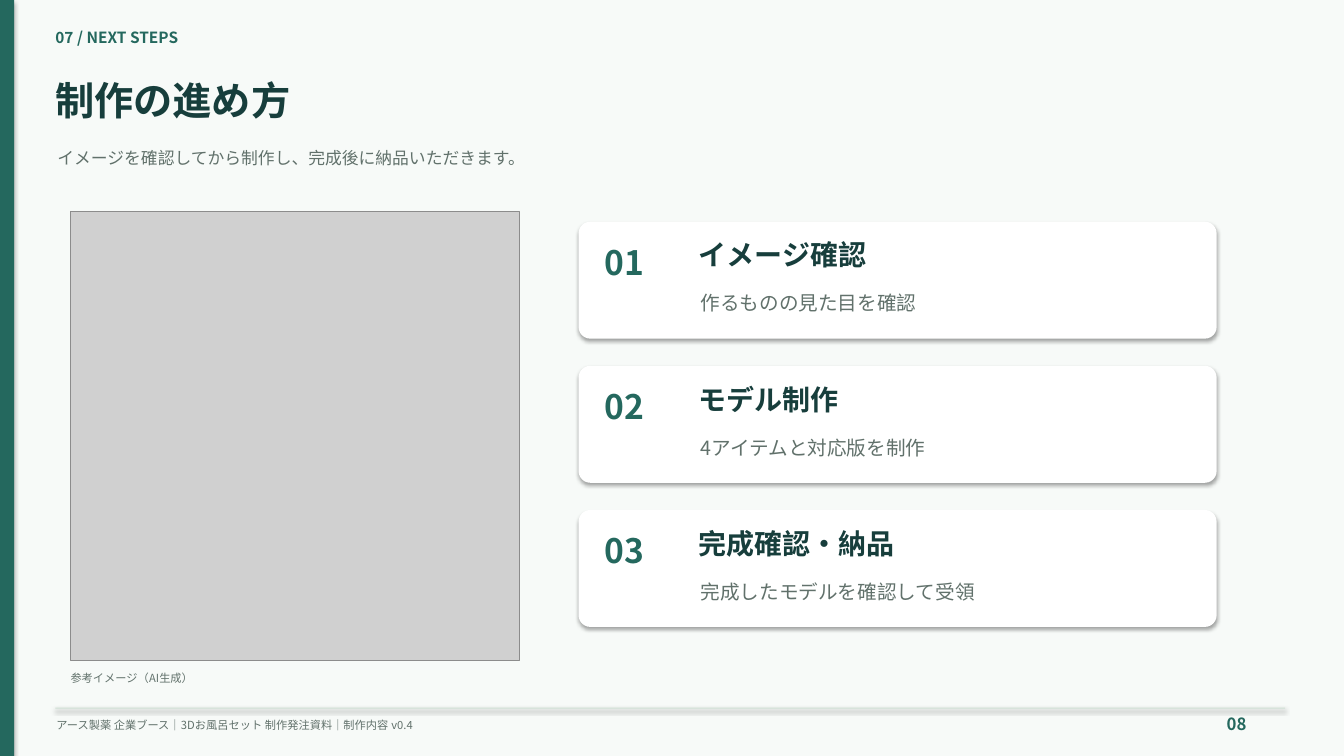
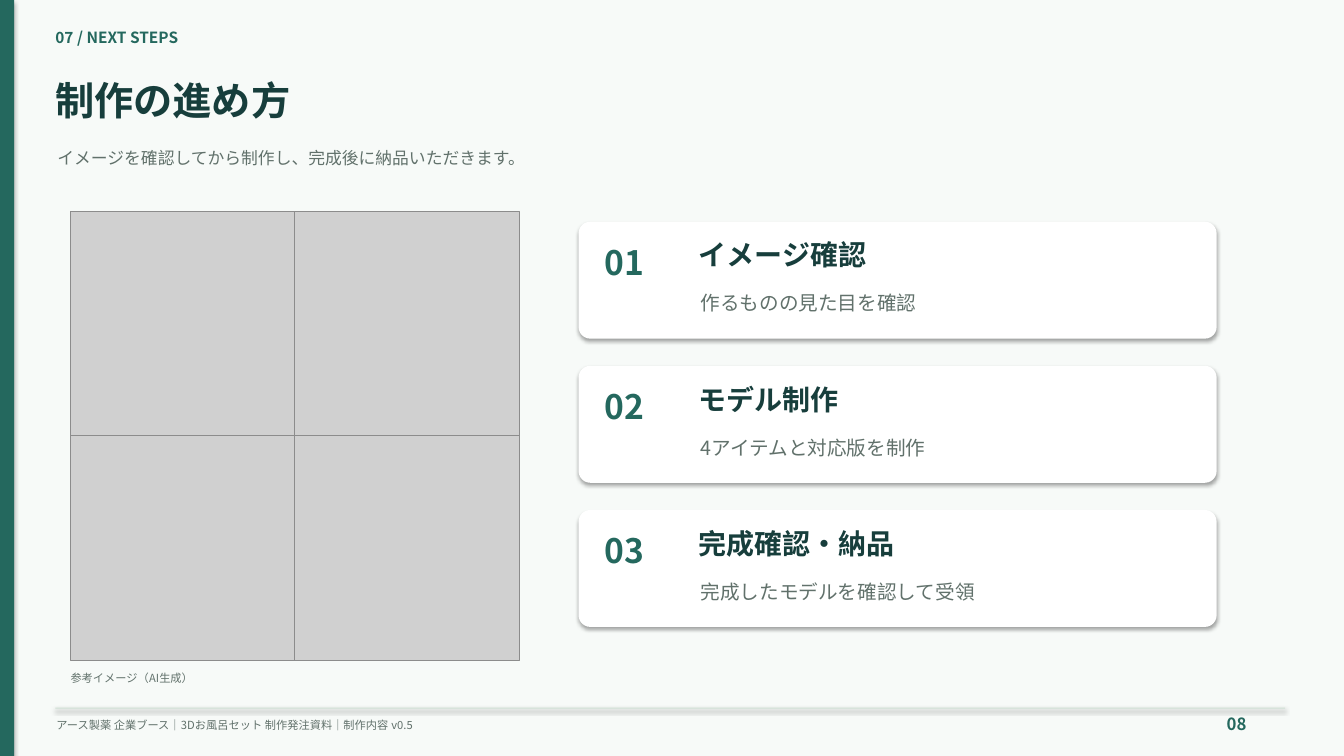
Before and after one commit to morishihikky/cordex, a slide deck: slide 8 of documents/slides/bath-set-production-slides.pptx. Drawn at 1344x756 pixels with LibreOffice and Linux fonts; fonts in the diff are those of the drawing; grey boxes stand for pictures. Boxes give left, top, right and bottom in pixels: in the first picture for what was removed or moved away, otherwise in the second. Text is boxed around its words. In the diff, an @@ line names an element or a change of style, - is before the commit and + after.

```diff
--- a/documents/slides/bath-set-production-slides.pptx
+++ b/documents/slides/bath-set-production-slides.pptx
@@ picture added at bbox=[71, 212, 295, 437] @@
@@ picture added at bbox=[294, 212, 519, 437] @@
@@ picture: place and size @@
-picture at bbox=[71, 212, 519, 660]
+picture at bbox=[71, 437, 295, 661]
@@ picture added at bbox=[294, 437, 519, 661] @@
@@ text at bbox=[56, 719, 412, 730]: text changed @@
-アース製薬 企業ブース｜3Dお風呂セット 制作発注資料｜制作内容 v0.4
+アース製薬 企業ブース｜3Dお風呂セット 制作発注資料｜制作内容 v0.5
```
Also in this commit, not shown: 7 other slides changed, 19 other files.
